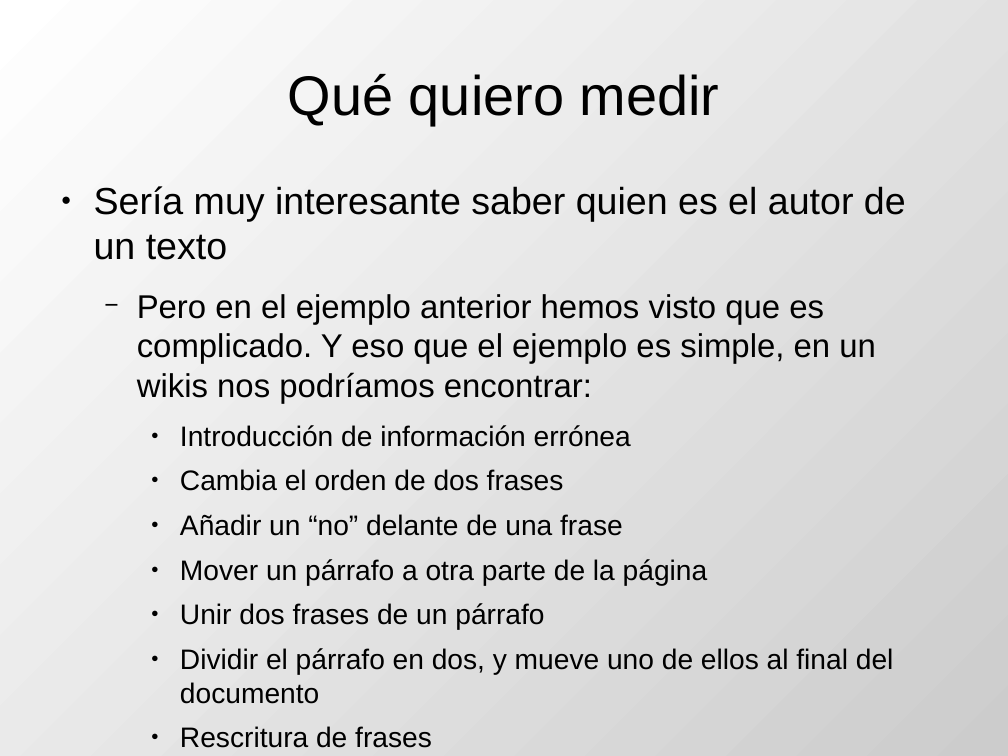
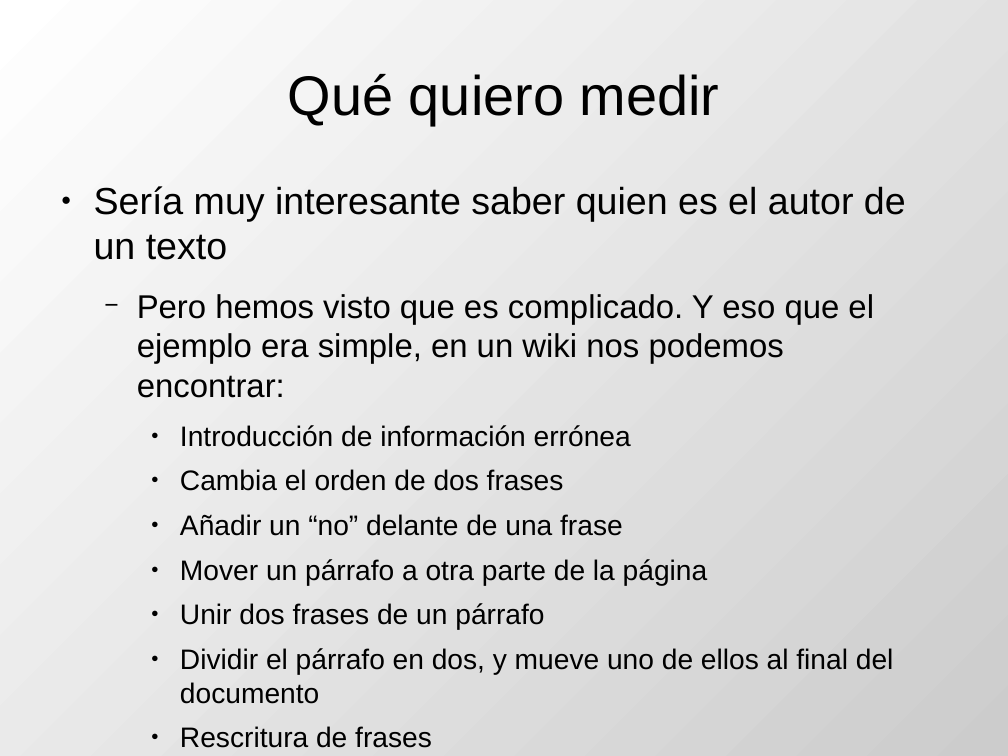
Before and after one commit to DrPantera/wikis4education, a slide deck: slide 19 of uca-2014/tema-5-EvaluacionWikis.odp (slide 18 before the commit). Drawn at 1008x756 pixels with LibreOffice and Linux fonts; fonts in the diff are those of the drawing. Boxes give left, top, right and bottom in pixels: in the first picture for what was removed or moved away, otherwise in the second. Text is boxed around its words. In the diff, an @@ line names an element or a change of style, - is before the commit and + after.

```diff
--- a/uca-2014/tema-5-EvaluacionWikis.odp
+++ b/uca-2014/tema-5-EvaluacionWikis.odp
@@ text at box(137, 294, 874, 398): text changed @@
-  − Pero en el ejemplo anterior hemos visto que es complicado. Y eso que el ejemplo es simple, en un wikis nos podríamos encontrar:
+  − Pero hemos visto que es complicado. Y eso que el ejemplo era simple, en un wiki nos podemos encontrar:
```
Also in this commit, not shown: 7 other slides changed, 3 slides added, 1 other file.
